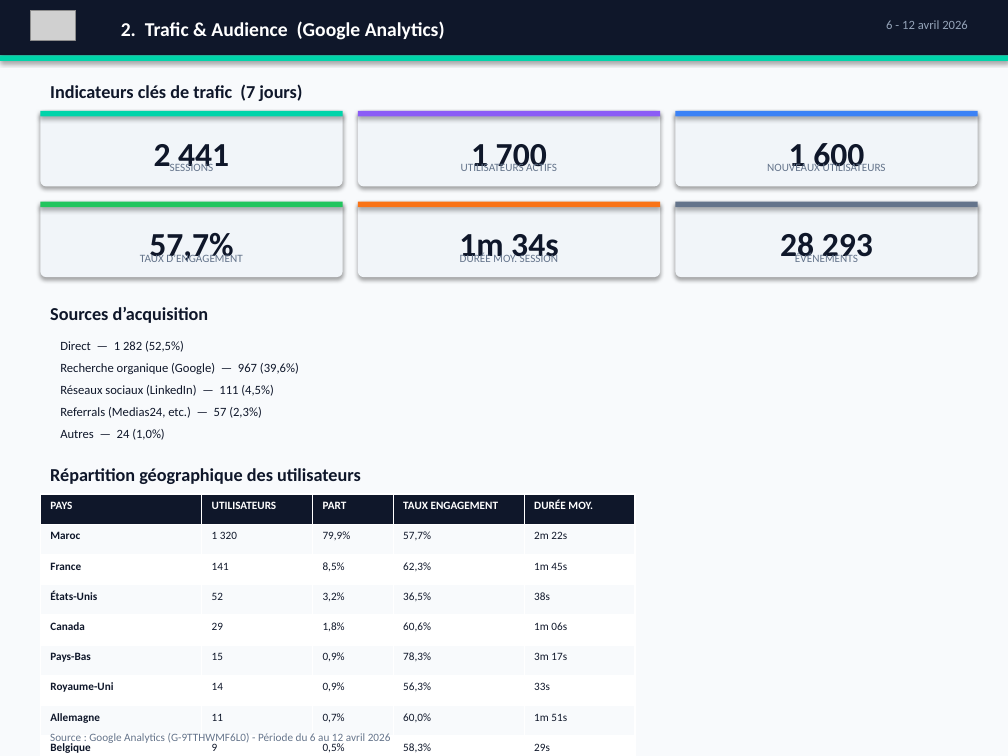
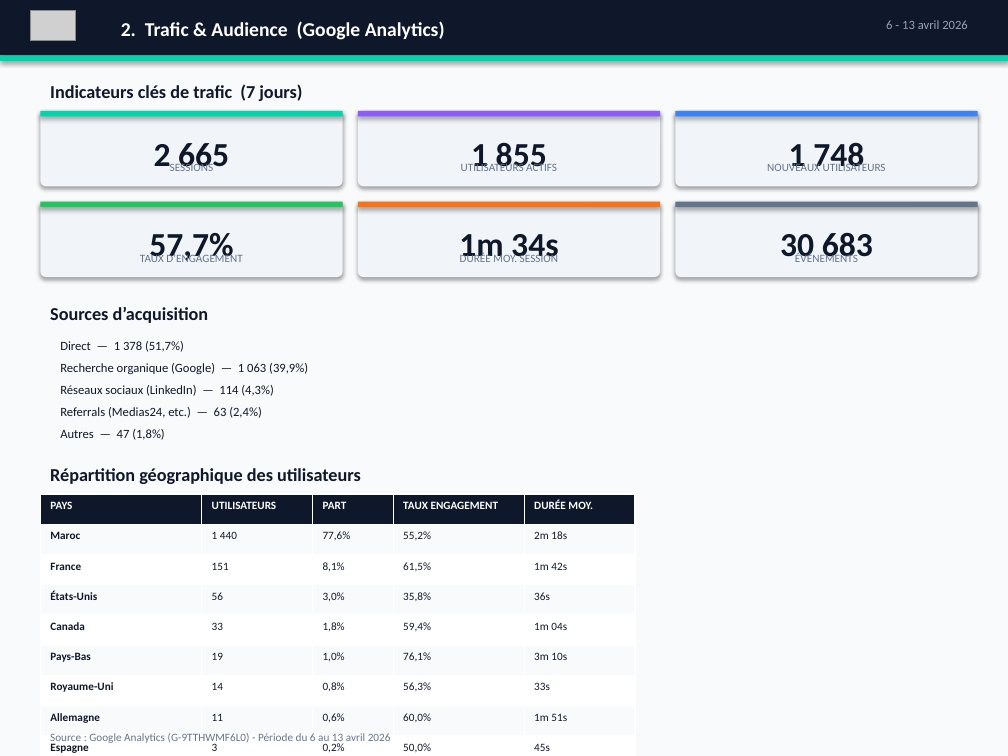
Before and after one commit to aamirta/the-pulse-platform-demo, a slide deck: slide 3 of Rapport_J7_ThePulse_Partenaires.pptx. Drawn at 1008x756 pixels with LibreOffice and Linux fonts; fonts in the diff are those of the drawing; grey boxes stand for pictures. Boxes give left, top, right and bottom in pixels: in the first picture for what was removed or moved away, otherwise in the second. Text is boxed around its words. In the diff, an @@ line names an element or a change of style, - is before the commit and + after.

```diff
--- a/Rapport_J7_ThePulse_Partenaires.pptx
+++ b/Rapport_J7_ThePulse_Partenaires.pptx
@@ text at [154,143,229,171]: text changed @@
-2 441
+2 665
@@ text at [471,143,547,171]: text changed @@
-1 700
+1 855
@@ text at [789,143,864,171]: text changed @@
-1 600
+1 748
@@ text at [780,233,873,262]: text changed @@
-28 293
+30 683
@@ text at [60,341,184,352]: text changed @@
-Direct — 1 282 (52,5%)
+Direct — 1 378 (51,7%)
@@ text at [60,385,274,396]: text changed @@
-Réseaux sociaux (LinkedIn) — 111 (4,5%)
+Réseaux sociaux (LinkedIn) — 114 (4,3%)
@@ text at [60,363,308,374]: text changed @@
-Recherche organique (Google) — 967 (39,6%)
+Recherche organique (Google) — 1 063 (39,9%)
@@ text at [60,407,262,418]: text changed @@
-Referrals (Medias24, etc.) — 57 (2,3%)
+Referrals (Medias24, etc.) — 63 (2,4%)
@@ text at [60,429,165,440]: text changed @@
-Autres — 24 (1,0%)
+Autres — 47 (1,8%)
@@ table at [40,494,635,756] @@
-row 2: Maroc | 1 320 | 79,9% | 57,7% | 2m 22s
+row 2: Maroc | 1 440 | 77,6% | 55,2% | 2m 18s
-row 3: France | 141 | 8,5% | 62,3% | 1m 45s
+row 3: France | 151 | 8,1% | 61,5% | 1m 42s
-row 4: États-Unis | 52 | 3,2% | 36,5% | 38s
+row 4: États-Unis | 56 | 3,0% | 35,8% | 36s
-row 5: Canada | 29 | 1,8% | 60,6% | 1m 06s
+row 5: Canada | 33 | 1,8% | 59,4% | 1m 04s
-row 6: Pays-Bas | 15 | 0,9% | 78,3% | 3m 17s
+row 6: Pays-Bas | 19 | 1,0% | 76,1% | 3m 10s
-row 7, column 3: 0,9%
+row 7, column 3: 0,8%
-row 8, column 3: 0,7%
+row 8, column 3: 0,6%
-row 9: Belgique | 9 | 0,5% | 58,3% | 29s
+row 9: Espagne | 3 | 0,2% | 50,0% | 45s
@@ text at [50,733,391,745]: text changed @@
-Source : Google Analytics (G-9TTHWMF6L0) - Période du 6 au 12 avril 2026
+Source : Google Analytics (G-9TTHWMF6L0) - Période du 6 au 13 avril 2026
```
Also in this commit, not shown: 7 other slides changed, 3 other files.
